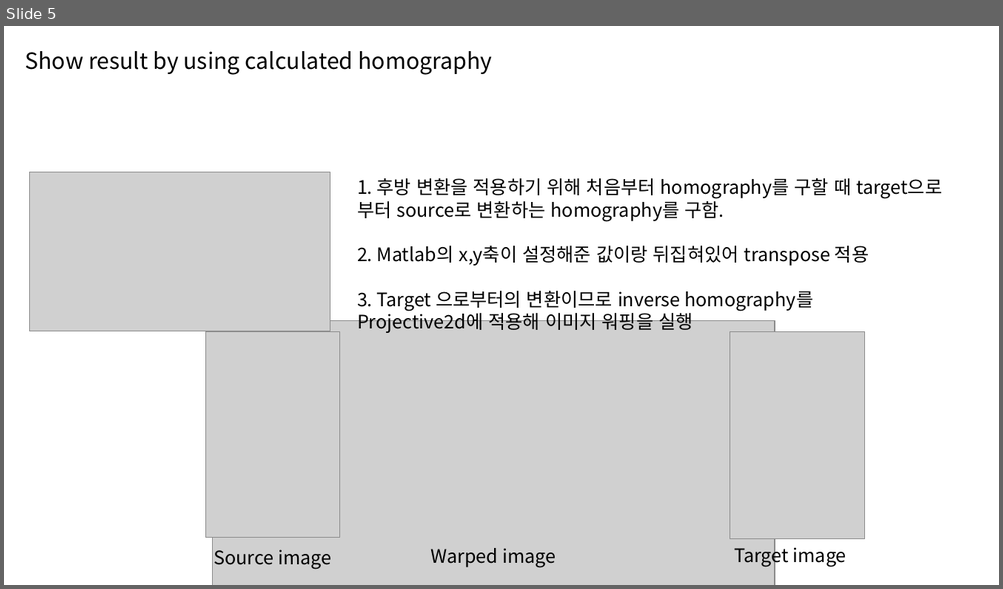
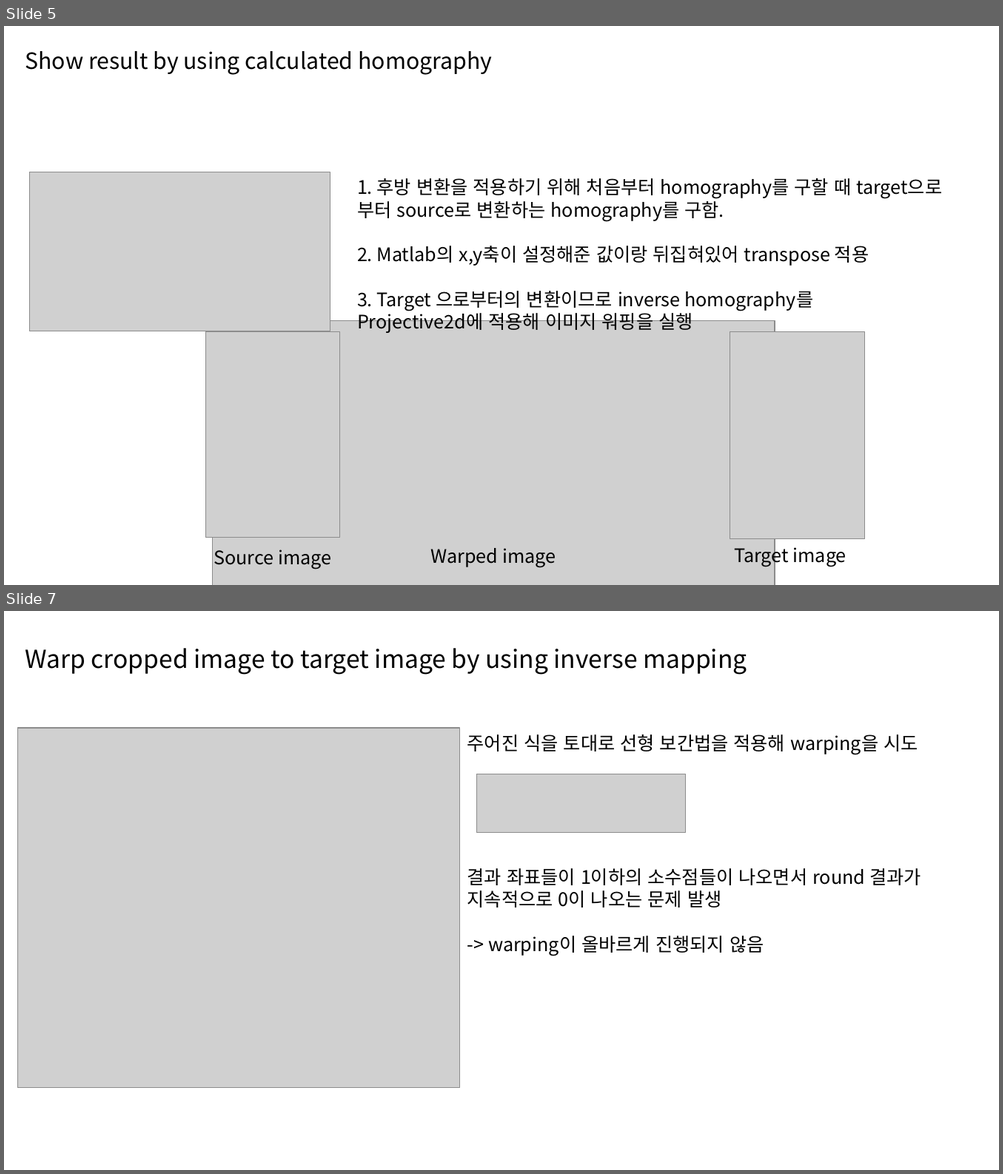
Before and after one commit to jjunhyub/computer_vision_project_2, a slide deck: 20162874_이준협_project2.pptx. Shown one above the other, each under a label of ours: slide 5 before the commit, slides 5 and 7 after it; the slides between them are not shown. The pictures are 1003x589 and 1003x1174 pixels, drawn with LibreOffice and Linux fonts; fonts in the diff are those of the drawing; grey boxes stand for pictures. Boxes give left, top, right and bottom in pixels: in the first picture for what was removed or moved away, otherwise in the second. Text is boxed around its words. In the diff, an @@ line names an element or a change of style, - is before the commit and + after.

```diff
--- a/20162874_이준협_project2.pptx
+++ b/20162874_이준협_project2.pptx
@@ slide 7 added at bbox=[4, 611, 999, 1170], background #FFFFFF @@
@@ title added at bbox=[25, 648, 746, 675], 24 pt, text #000000 @@
+Warp cropped image to target image by using inverse mapping
@@ picture added at bbox=[17, 728, 460, 1088] @@
@@ text added at bbox=[467, 735, 921, 956], 18 pt, text #000000 @@
+주어진 식을 토대로 선형 보간법을 적용해 warping을 시도
+결과 좌표들이 1이하의 소수점들이 나오면서 round 결과가 지속적으로 0이 나오는 문제 발생
+-> warping이 올바르게 진행되지 않음
@@ picture added at bbox=[476, 775, 686, 832] @@
```
Also in this commit, not shown: 1 other slide added, 1 slide removed, 4 other files.
